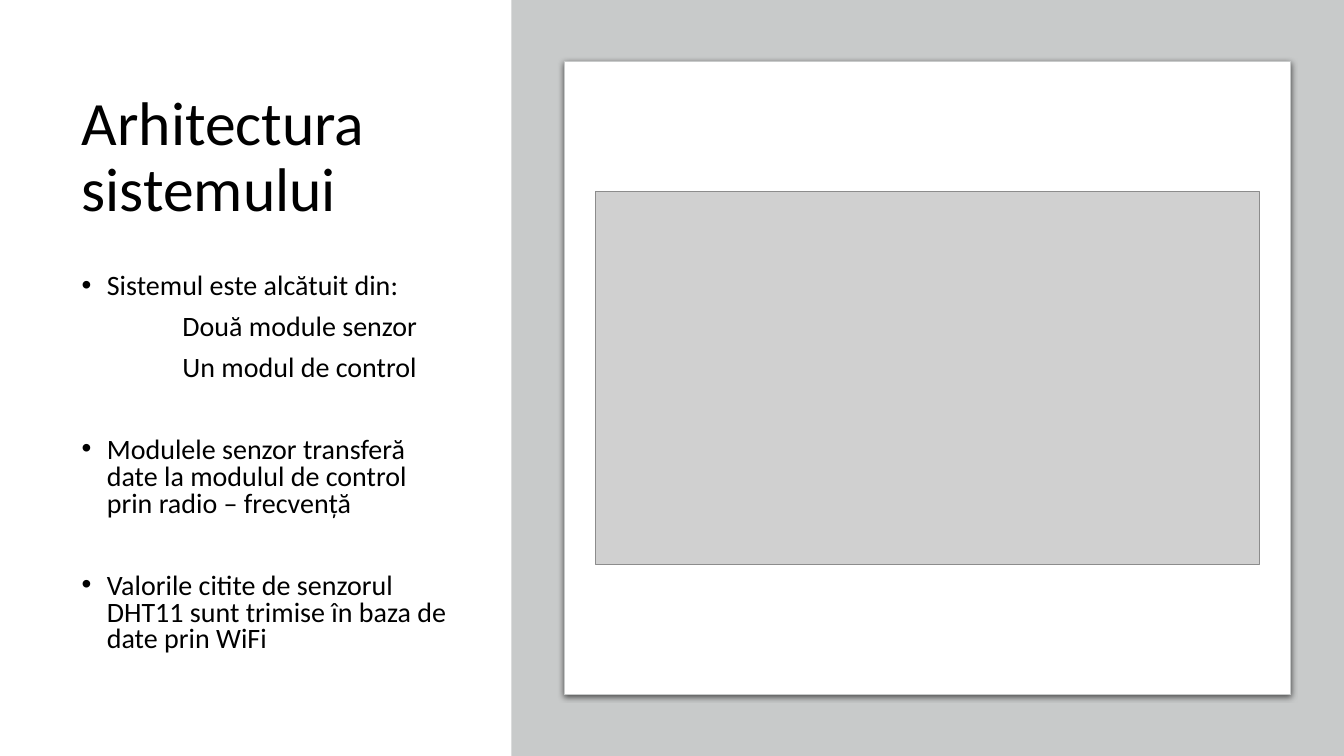
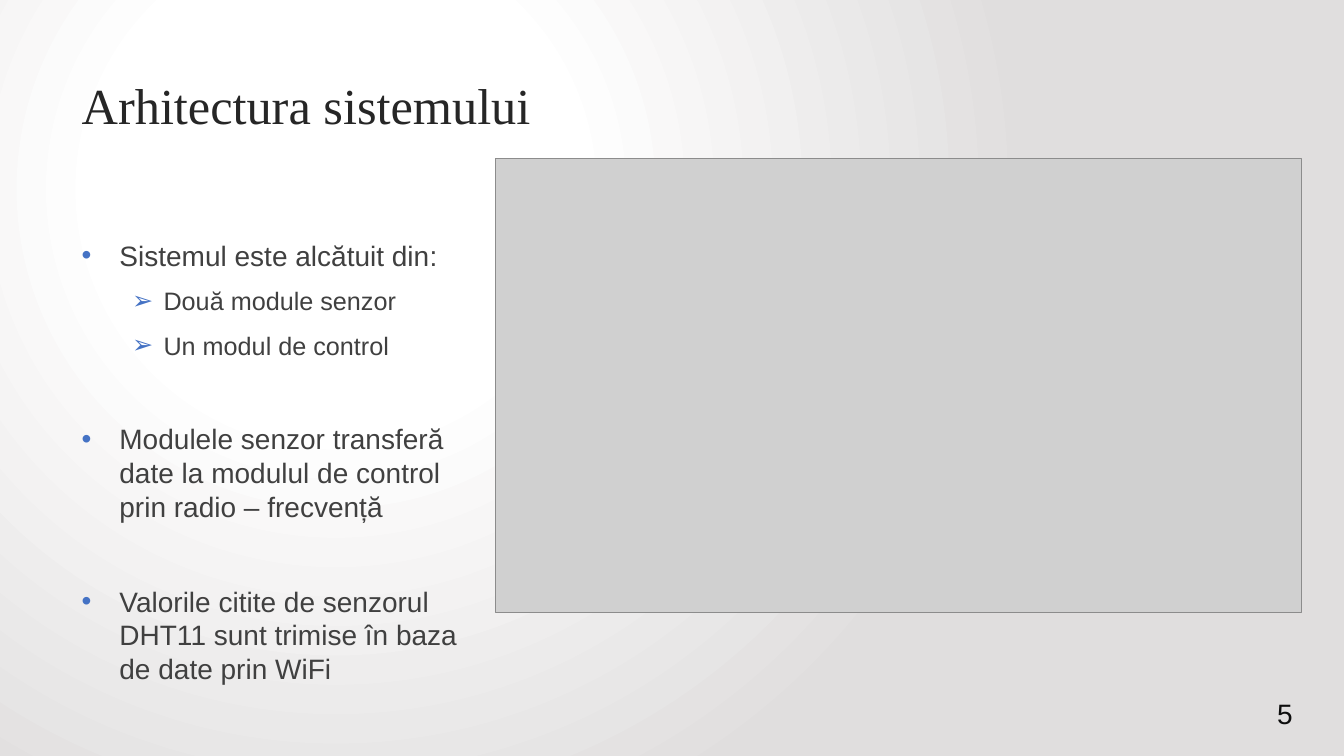
Before and after one commit to VitomirDragan/TemperatureManagement-IOT-, a slide deck: slide 5 of Prezentare/Termostat inteligent controlat printr-o aplicație web.pptx (slide 6 before the commit). Drawn at 1344x756 pixels with LibreOffice and Linux fonts; fonts in the diff are those of the drawing; grey boxes stand for pictures. Boxes give left, top, right and bottom in pixels: in the first picture for what was removed or moved away, otherwise in the second. Text is boxed around its words. In the diff, an @@ line names an element or a change of style, - is before the commit and + after.

```diff
--- a/Prezentare/Termostat inteligent controlat printr-o aplicație web.pptx
+++ b/Prezentare/Termostat inteligent controlat printr-o aplicație web.pptx
@@ background #FFFFFF to gradient #FFFFFF to #E1DFDF @@
@@ rectangle removed at (511, 0, 1344, 756) @@
@@ title "Arhitectura sistemului" at (82, 89, 530, 125): size 44 to 36 pt, font Calibri to Times New Roman, text colour #000000 to #262626; line spacing 0.9 to 1; vertical alignment middle to top @@
@@ rounded rectangle removed at (565, 62, 1291, 695) @@
@@ picture: place and size @@
-picture at (596, 192, 1259, 565)
+picture at (495, 159, 1302, 613)
@@ text "Sistemul este alcătuit din:": place and size @@
-text "Sistemul este alcătuit din:" at (107, 275, 446, 653)
+text "Sistemul este alcătuit din:" at (119, 245, 457, 684)
@@ text "Sistemul este alcătuit din:" at (119, 245, 457, 684): font Calibri to Arial, text colour #000000 to #404040; size 20 to 18 pt in "Două module senzor", "Un modul de control"; indent changed; line spacing 0.8 to 1; bullet none to ➢; list level 1 to 2 in "Două module senzor"; list level 1 to 2 in "Un modul de control" @@
@@ page number added at (1277, 704, 1293, 725), 20 pt, text #0D0D0D @@
+5
```
Also in this commit, not shown: 3 other slides changed, 8 slides added, 3 slides removed, 8 other files.
